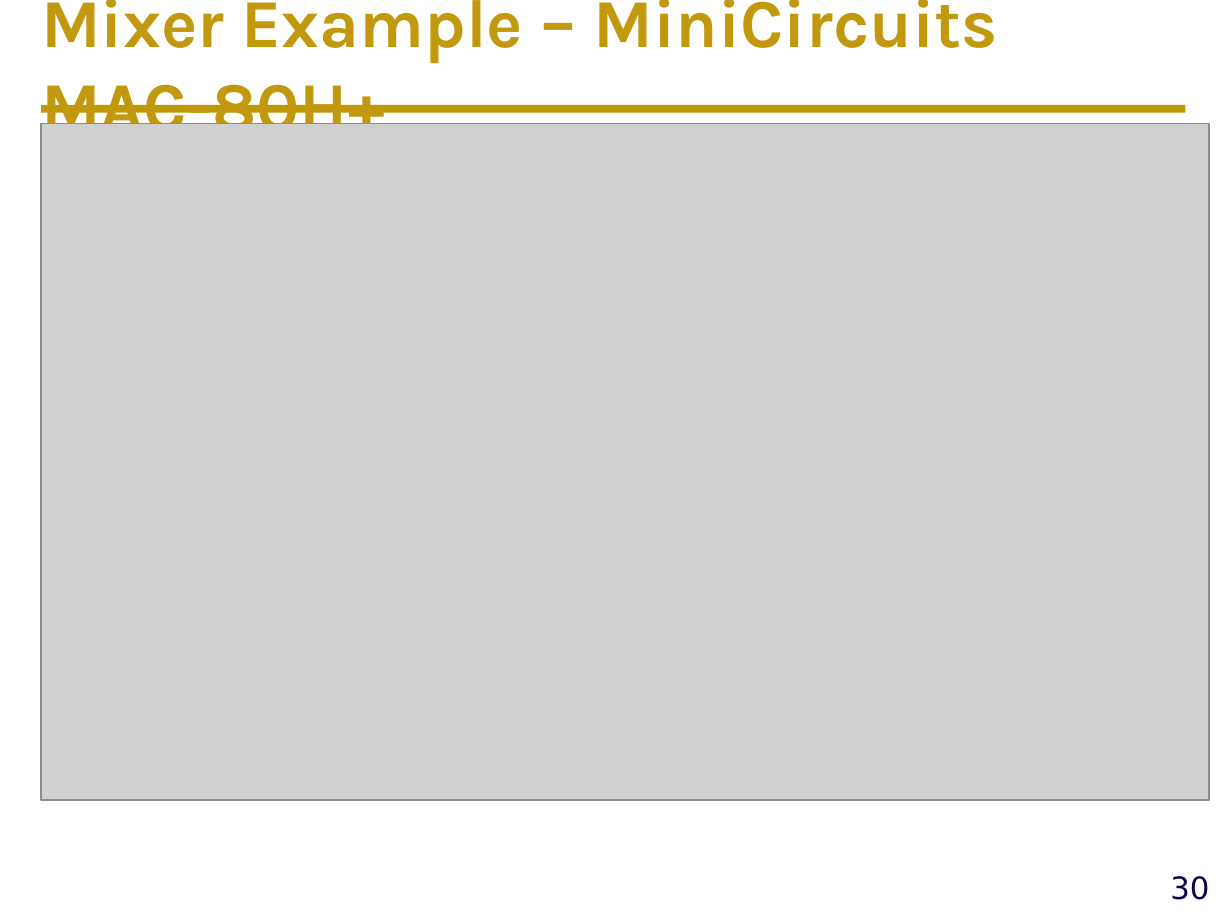
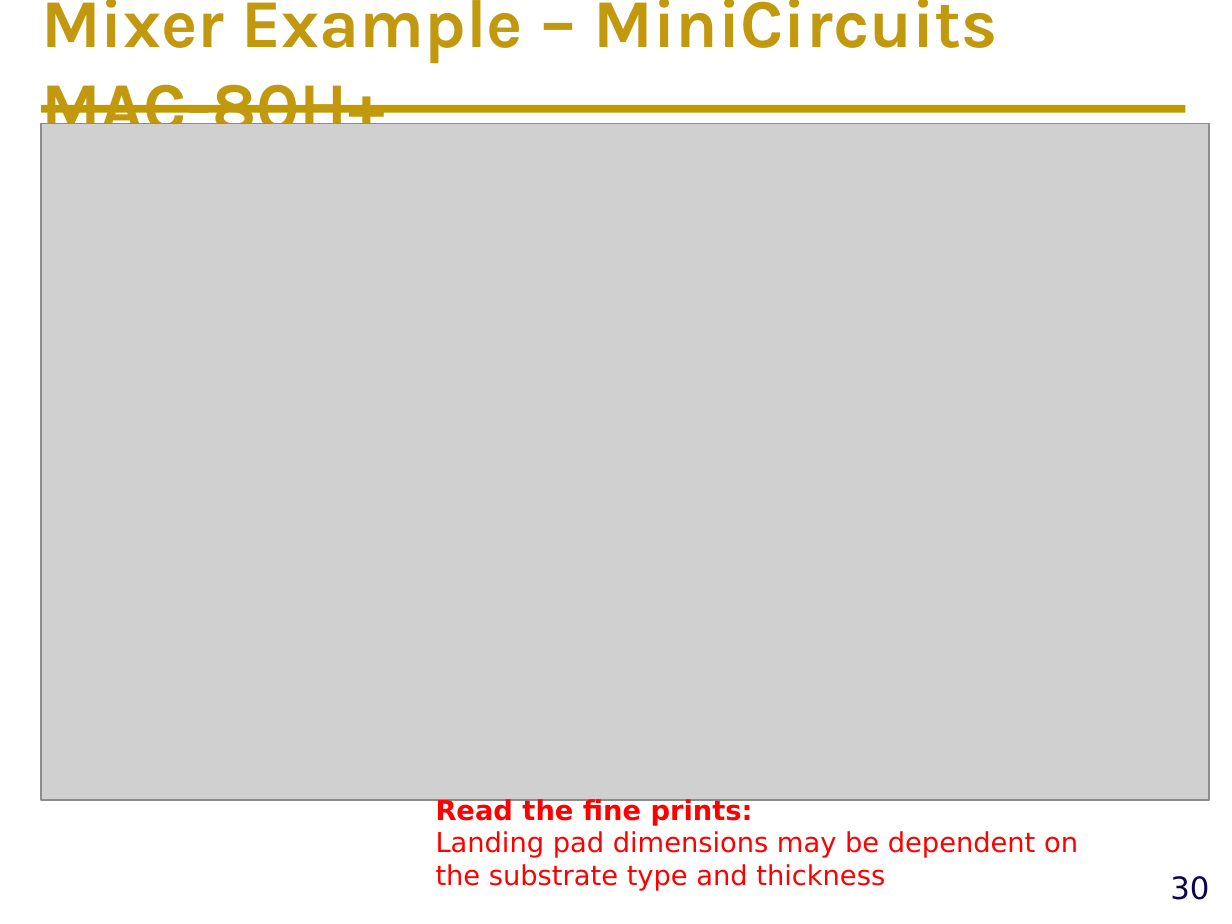
Before and after one commit to ucdart/UCD-EEC134, a slide deck: slide 30 of lectures/lec5/Lec5-Mixers.pptx. Drawn at 1232x924 pixels with LibreOffice and Linux fonts; fonts in the diff are those of the drawing; grey boxes stand for pictures; background and template pictures are left out. Boxes give left, top, right and bottom in pixels: in the first picture for what was removed or moved away, otherwise in the second. Text is boxed around its words. In the diff, an @@ line names an element or a change of style, - is before the commit and + after.

Commit message:
update lec5

```diff
--- a/lectures/lec5/Lec5-Mixers.pptx
+++ b/lectures/lec5/Lec5-Mixers.pptx
@@ text added at (x1=436, y1=798, x2=1078, y2=891), 16 pt, text #FF0000 @@
+Read the fine prints:
+Landing pad dimensions may be dependent on the substrate type and thickness
```
